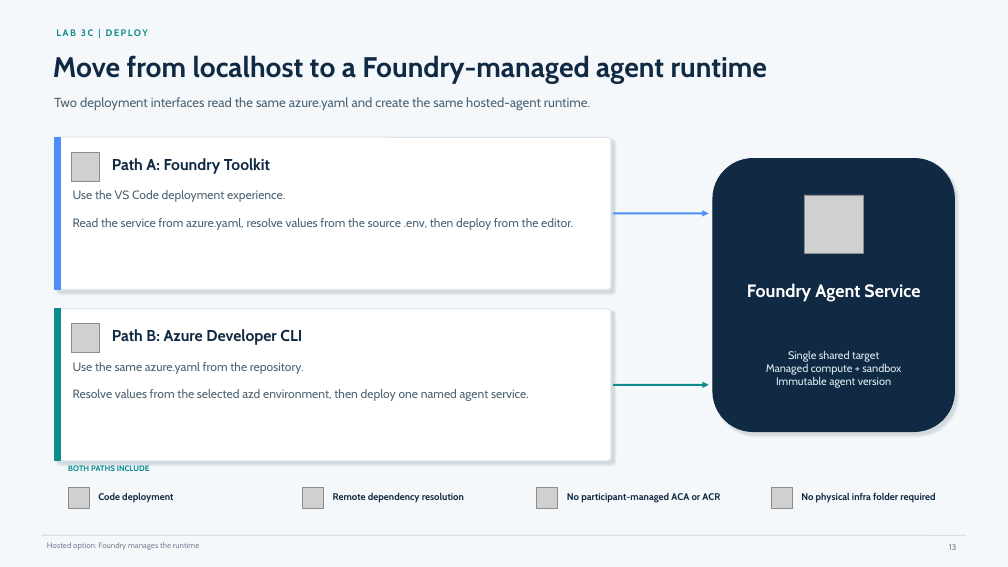
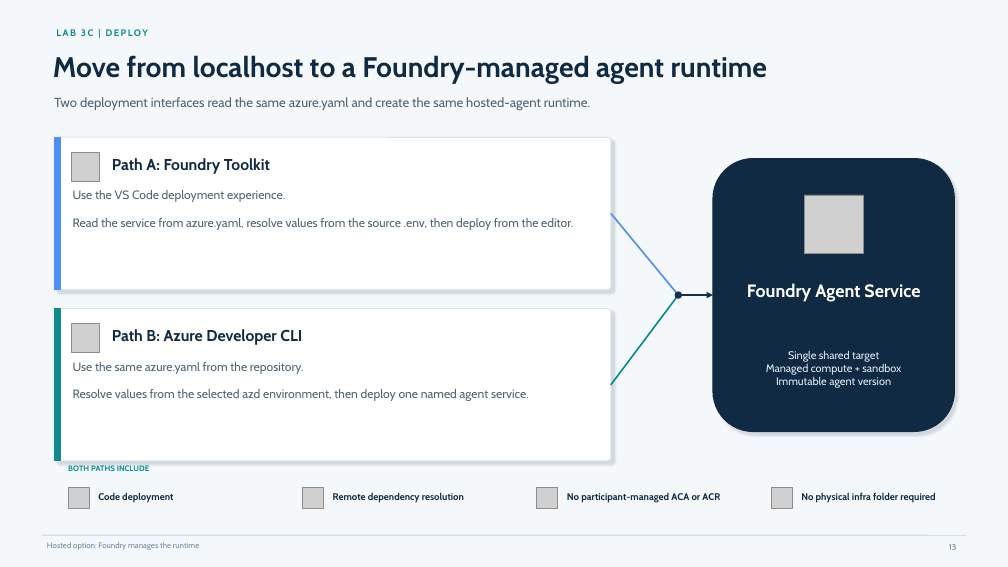
Before and after one commit to yurilausberg/foundry-apim-mcp-workshop, a slide deck: slide 13 of docs/foundry-apim-mcp-workshop.pptx. Drawn at 1008x567 pixels with LibreOffice and Linux fonts; fonts in the diff are those of the drawing; grey boxes stand for pictures. Boxes give left, top, right and bottom in pixels: in the first picture for what was removed or moved away, otherwise in the second. Text is boxed around its words. In the diff, an @@ line names an element or a change of style, - is before the commit and + after.

```diff
--- a/docs/foundry-apim-mcp-workshop.pptx
+++ b/docs/foundry-apim-mcp-workshop.pptx
@@ line added from (611, 213) to (678, 295), #4F8BEF 1.5 pt @@
@@ arrow removed from (613, 213) to (709, 213) @@
@@ line added from (611, 385) to (678, 295), #008B8B 1.5 pt @@
@@ ellipse added at (675,291,682,299), fill #12304A @@
@@ arrow added from (678, 295) to (713, 295), #12304A 1.75 pt @@
@@ arrow removed from (613, 385) to (709, 385) @@
```
